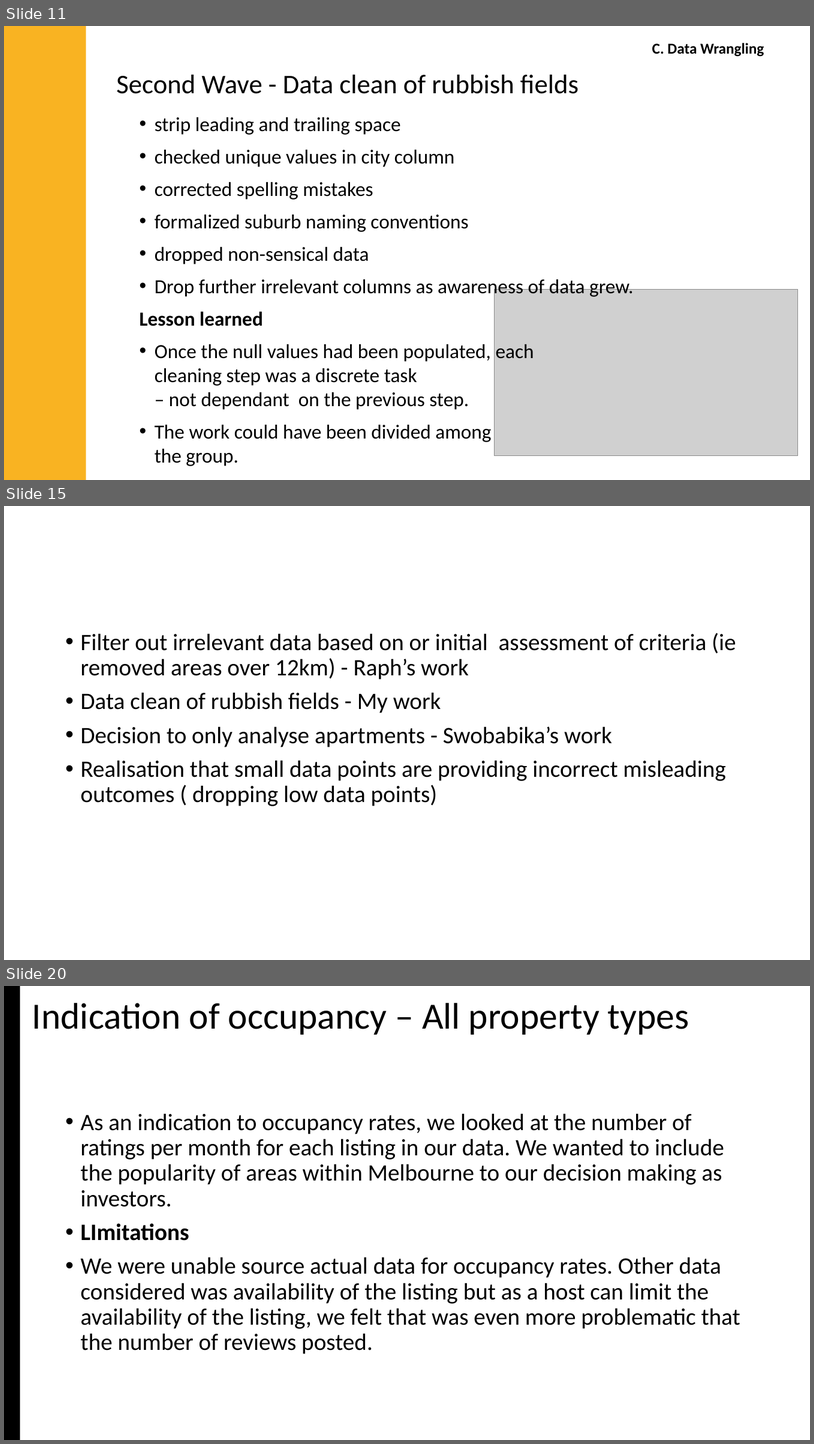
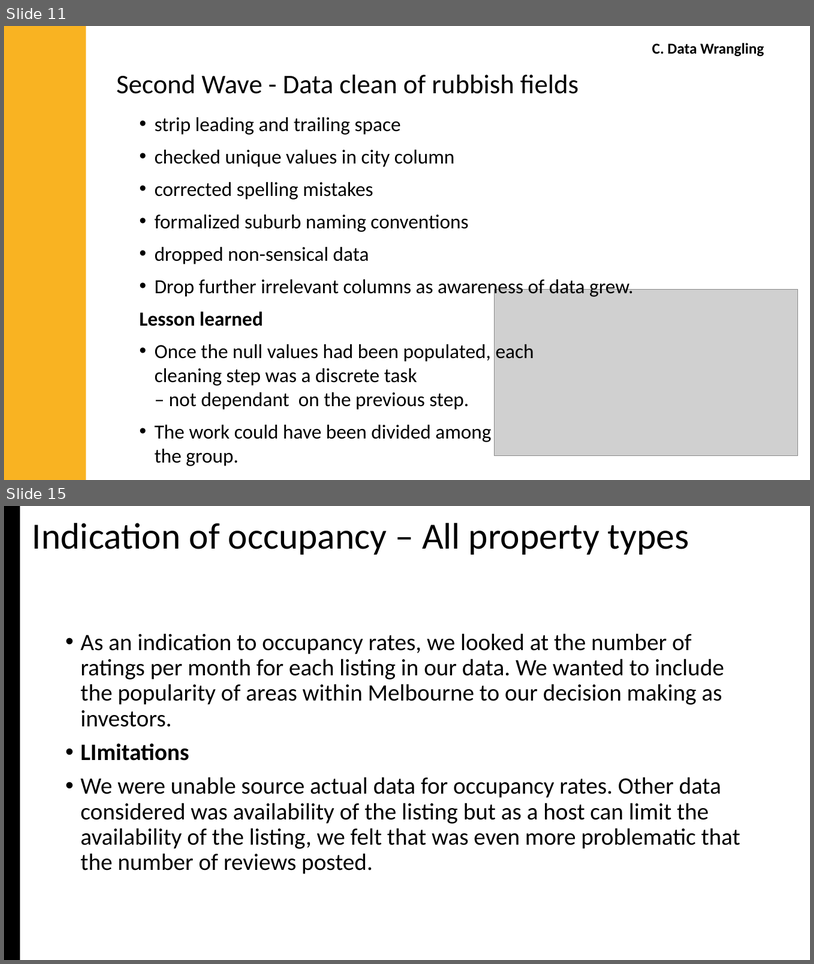
Before and after one commit to jMacProd/Project1, a slide deck: Presentation Slides/airbnbPresentation.pptx. Shown one above the other, each under a label of ours: slides 11, 15 and 20 before the commit, slides 11 and 15 after it; the slides between them are not shown. The pictures are 814x1444 and 814x964 pixels, drawn with LibreOffice and Linux fonts; fonts in the diff are those of the drawing; grey boxes stand for pictures. Boxes give left, top, right and bottom in pixels: in the first picture for what was removed or moved away, otherwise in the second. Text is boxed around its words. In the diff, an @@ line names an element or a change of style, - is before the commit and + after.

```diff
--- a/Presentation Slides/airbnbPresentation.pptx
+++ b/Presentation Slides/airbnbPresentation.pptx
@@ slide 15 removed at [4, 506, 810, 960], background #FFFFFF @@
@@ text removed at [81, 633, 736, 806] @@
-• Filter out irrelevant data based on or initial assessment of criteria (ie removed areas over 12km) - Raph’s work
-• Data clean of rubbish fields - My work
-• Decision to only analyse apartments - Swobabika’s work
-• Realisation that small data points are providing incorrect misleading outcomes ( dropping low data points)
@@ what was slide 20 is now slide 15 @@
```
Also in this commit, not shown: 5 slides changed, 4 other slides removed, 4 other files.
